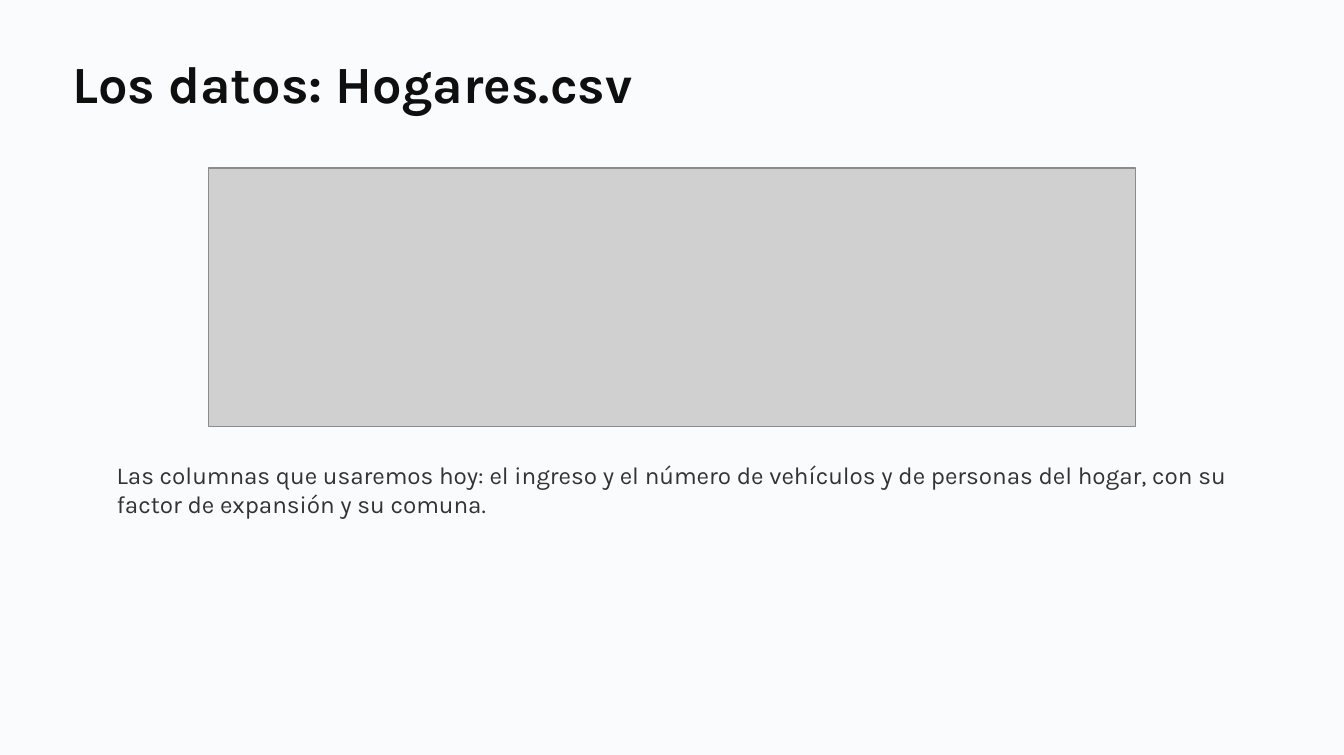
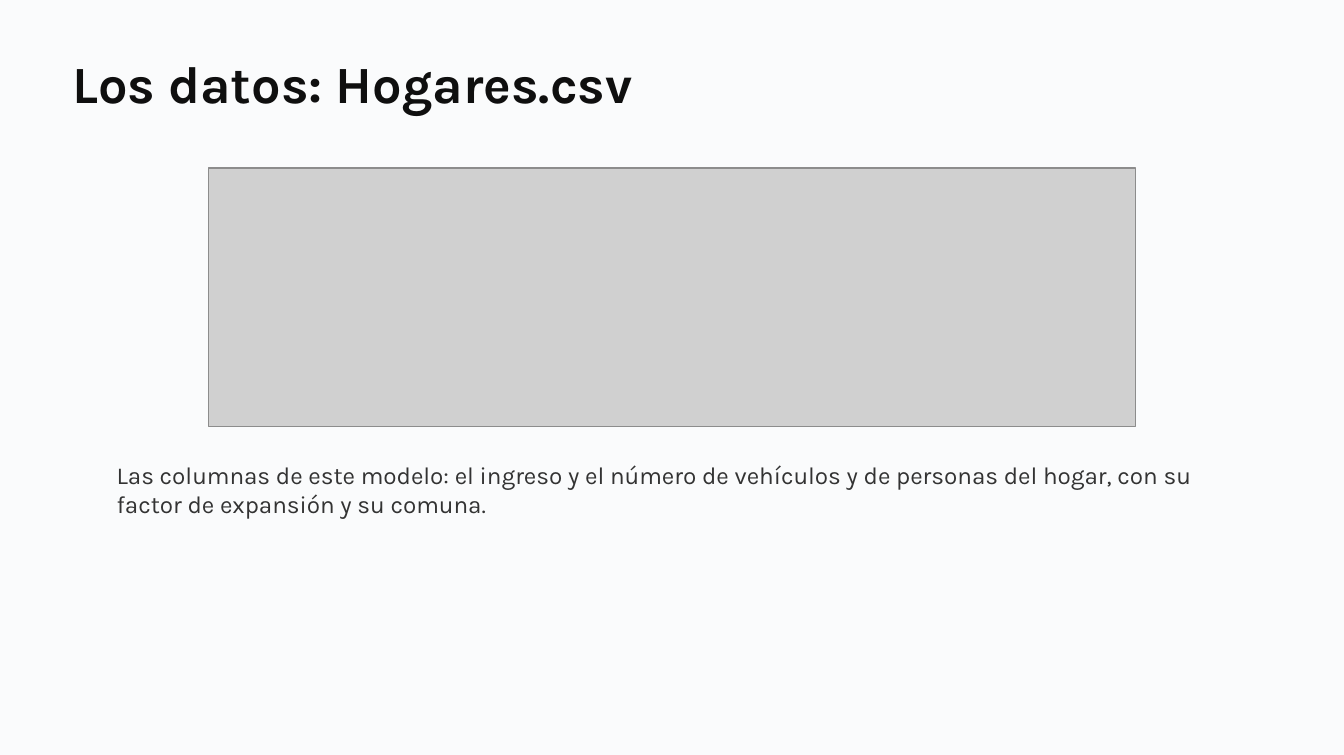
Before and after one commit to daniopitz/cienciadatos, a slide deck: slide 29 of presentaciones/clase04_regresion.pptx (slide 10 before the commit). Drawn at 1344x755 pixels with LibreOffice and Linux fonts; fonts in the diff are those of the drawing; grey boxes stand for pictures. Boxes give left, top, right and bottom in pixels: in the first picture for what was removed or moved away, otherwise in the second. Text is boxed around its words. In the diff, an @@ line names an element or a change of style, - is before the commit and + after.

```diff
--- a/presentaciones/clase04_regresion.pptx
+++ b/presentaciones/clase04_regresion.pptx
@@ text at bbox=[117, 465, 1191, 519]: text changed @@
-Las columnas que usaremos hoy: el ingreso y el número de vehículos y de personas del hogar, con su factor de expansión y su comuna.
+Las columnas de este modelo: el ingreso y el número de vehículos y de personas del hogar, con su factor de expansión y su comuna.
```
Also in this commit, not shown: 1 other file.
